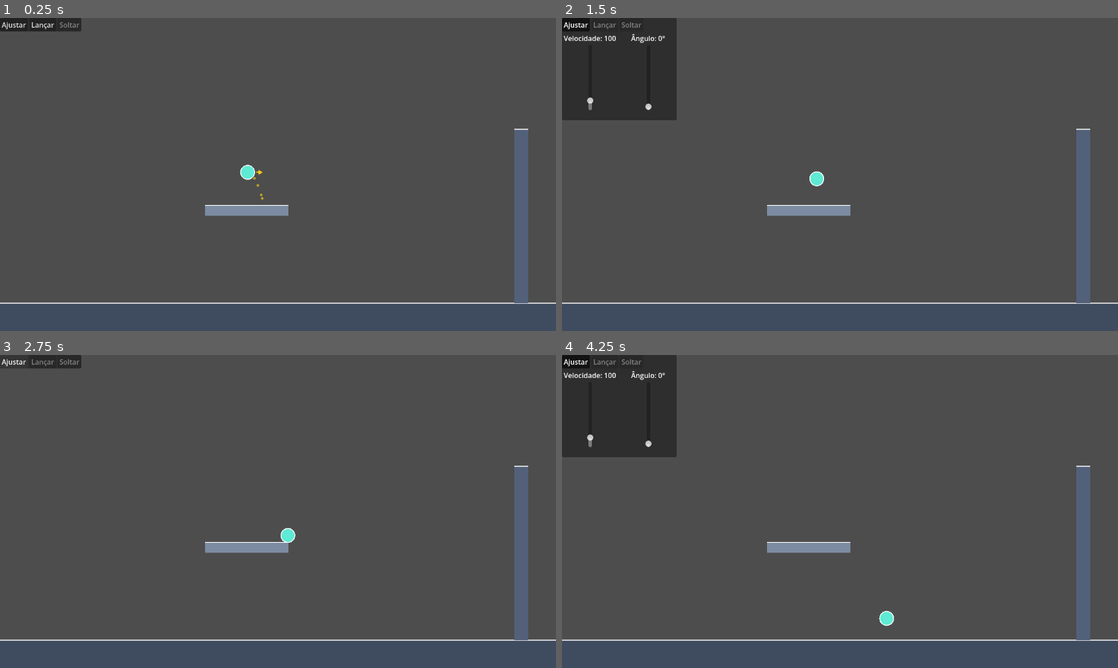
Above: before the commit, frames 1-4 (two rows, left to right).
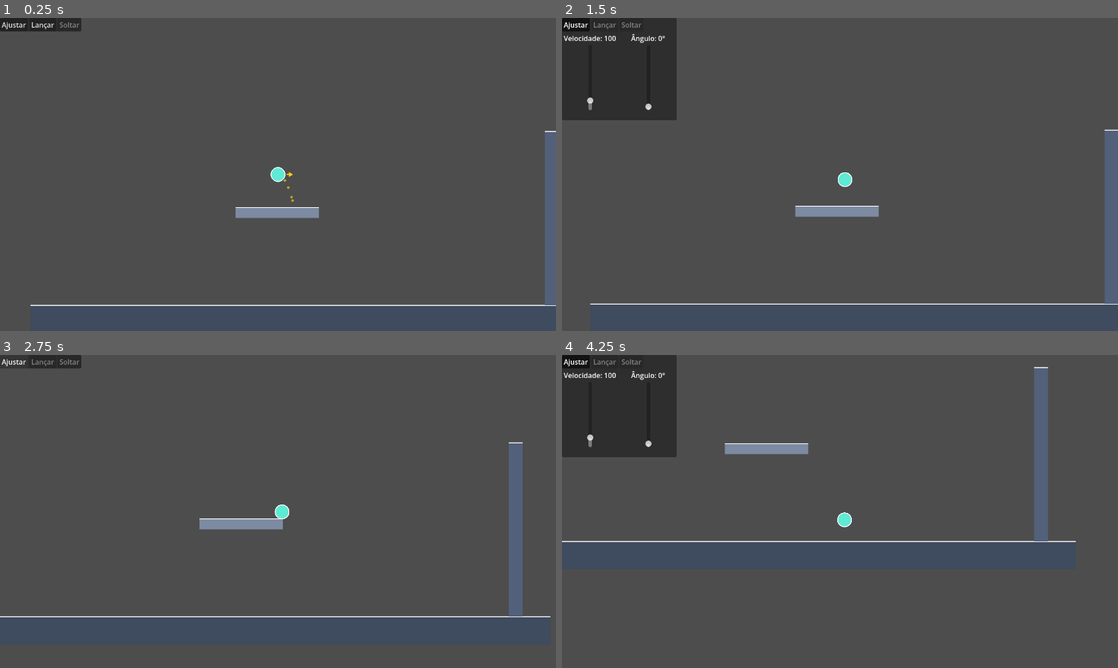
Above: after the commit, the same moments.

Repository: Px1906/Kinema
Game: Godot game, scene res://scenes/levels/surfaces_test.tscn
Two runs of this game, one before a commit and one after it. Both use one fixed random seed, a clock stepped at 60 frames per second and the inputs below.
Inputs (mouse positions are in pixels of both pictures, inside the frame that each line leads up to):
- Up to frame 1 (0.25 s): no input
- Up to frame 2 (1.5 s): click "Ajustar" at 0.5 s; click "Lançar" at 1.25 s
- Up to frame 3 (2.75 s): click "Ajustar" at 2 s
- Up to frame 4 (4.25 s): click "Ajustar" at 2.75 s; drag from (812, 508) to (1017, 508) at 3.52 s

The runs differ from the first frame. In frame 1, 4.2% of the frame differs, in the area x 0-100%, y 35-92%; in frame 2, 4.0%; in frame 3, 3.5%; in frame 4, 4.9%, in the area x 0-100%, y 3-92%.

Commit message:
feat(camera): adicionar câmera que segue o player com a UI fixa na tela
- FollowCamera: Camera2D com suavização nativa que segue um alvo e pula junto
  quando ele é teleportado (reset da tentativa).
- Controles de lançamento movidos para uma CanvasLayer "UI" em cada fase.
- LevelController encontra os controles pelo tipo e ganha level_bounds para
  definir a área da fase independente da tela.

Co-Authored-By: Claude Opus 5.5 <noreply@anthropic.com>

Diff:
--- a/scenes/levels/player_launch_test.tscn
+++ b/scenes/levels/player_launch_test.tscn
@@ -10,12 +10,18 @@
 [ext_resource type="Script" path="res://scripts/ui/trajectory_preview.gd" id="8_trajectory_preview"]
 [ext_resource type="PackedScene" path="res://scenes/zones/goal_zone.tscn" id="8_goal_zone"]
 [ext_resource type="PackedScene" path="res://scenes/ui/attempt_result_panel.tscn" id="9_result_panel"]
+[ext_resource type="Script" path="res://scripts/gameplay/follow_camera.gd" id="20_follow_camera"]
 
 [node name="PlayerGravityTest" type="Node2D" unique_id=1286642432]
 script = ExtResource("1_level_controller")
 
 [node name="Player" parent="." unique_id=1362402254 instance=ExtResource("2_w6s8g")]
 position = Vector2(509, 378)
+
+[node name="Camera" type="Camera2D" parent="." node_paths=PackedStringArray("target")]
+position_smoothing_enabled = true
+script = ExtResource("20_follow_camera")
+target = NodePath("../Player")
 
 [node name="TrajectoryPreview" type="Node2D" parent="." node_paths=PackedStringArray("player")]
 script = ExtResource("8_trajectory_preview")
@@ -40,9 +46,11 @@
 launch_controller = NodePath("../LaunchInputController")
 metadata/_custom_type_script = "uid://dbtiyy8up8knr"
 
-[node name="LaunchControlSliders" parent="." unique_id=525689675 node_paths=PackedStringArray("player", "launch_controller") instance=ExtResource("5_vtfop")]
-player = NodePath("../Player")
-launch_controller = NodePath("../LaunchInputController")
+[node name="UI" type="CanvasLayer" parent="."]
+
+[node name="LaunchControlSliders" parent="UI" unique_id=525689675 node_paths=PackedStringArray("player", "launch_controller") instance=ExtResource("5_vtfop")]
+player = NodePath("../../Player")
+launch_controller = NodePath("../../LaunchInputController")
 
 [node name="Rope" parent="." unique_id=1561143492 instance=ExtResource("6_w6s8g")]
 position = Vector2(775, 219)
--- a/scenes/levels/surfaces_test.tscn
+++ b/scenes/levels/surfaces_test.tscn
@@ -11,12 +11,18 @@
 [ext_resource type="Script" path="res://scripts/ui/trajectory_preview.gd" id="8_trajectory_preview"]
 [ext_resource type="PackedScene" path="res://scenes/zones/goal_zone.tscn" id="8_goal_zone"]
 [ext_resource type="PackedScene" path="res://scenes/ui/attempt_result_panel.tscn" id="9_result_panel"]
+[ext_resource type="Script" path="res://scripts/gameplay/follow_camera.gd" id="20_follow_camera"]
 
 [node name="SurfacesTest" type="Node2D" unique_id=1894958845]
 script = ExtResource("1_level_controller")
 
 [node name="Player" parent="." unique_id=2079266309 instance=ExtResource("2_player")]
 position = Vector2(570, 355)
+
+[node name="Camera" type="Camera2D" parent="." node_paths=PackedStringArray("target")]
+position_smoothing_enabled = true
+script = ExtResource("20_follow_camera")
+target = NodePath("../Player")
 
 [node name="TrajectoryPreview" type="Node2D" parent="." node_paths=PackedStringArray("player")]
 script = ExtResource("8_trajectory_preview")
@@ -40,9 +46,11 @@
 [node name="WallSurface" parent="." unique_id=1670152353 instance=ExtResource("5_wall")]
 position = Vector2(1200, 456)
 
-[node name="LaunchControls" parent="." unique_id=2060249671 node_paths=PackedStringArray("player", "launch_controller") instance=ExtResource("6_pl03t")]
-player = NodePath("../Player")
-launch_controller = NodePath("../LaunchInputController")
+[node name="UI" type="CanvasLayer" parent="."]
+
+[node name="LaunchControls" parent="UI" unique_id=2060249671 node_paths=PackedStringArray("player", "launch_controller") instance=ExtResource("6_pl03t")]
+player = NodePath("../../Player")
+launch_controller = NodePath("../../LaunchInputController")
 
 [node name="MouseControl" type="Control" parent="." unique_id=1992962905 node_paths=PackedStringArray("player", "launch_controller")]
 layout_mode = 3
--- a/scenes/levels/teste_cenario.tscn
+++ b/scenes/levels/teste_cenario.tscn
@@ -12,6 +12,7 @@
 [ext_resource type="Script" path="res://scripts/ui/trajectory_preview.gd" id="9_trajectory_preview"]
 [ext_resource type="PackedScene" path="res://scenes/zones/goal_zone.tscn" id="9_goal_zone"]
 [ext_resource type="PackedScene" path="res://scenes/ui/attempt_result_panel.tscn" id="10_result_panel"]
+[ext_resource type="Script" path="res://scripts/gameplay/follow_camera.gd" id="20_follow_camera"]
 
 [node name="PlayerGravityTest" type="Node2D" unique_id=1286642432]
 script = ExtResource("1_level_controller")
@@ -19,6 +20,11 @@
 [node name="Player" parent="." unique_id=1362402254 instance=ExtResource("2_xhx2m")]
 position = Vector2(137, 471)
 fator_velocidade_lancamento = 1.5
+
+[node name="Camera" type="Camera2D" parent="." node_paths=PackedStringArray("target")]
+position_smoothing_enabled = true
+script = ExtResource("20_follow_camera")
+target = NodePath("../Player")
 
 [node name="TrajectoryPreview" type="Node2D" parent="." node_paths=PackedStringArray("player")]
 script = ExtResource("9_trajectory_preview")
@@ -41,11 +47,13 @@
 metadata/_custom_type_script = "uid://dbtiyy8up8knr"
 metadata/_edit_use_anchors_ = true
 
-[node name="LaunchControlSliders" parent="." unique_id=525689675 node_paths=PackedStringArray("player", "launch_controller") instance=ExtResource("5_77htc")]
+[node name="UI" type="CanvasLayer" parent="."]
+
+[node name="LaunchControlSliders" parent="UI" unique_id=525689675 node_paths=PackedStringArray("player", "launch_controller") instance=ExtResource("5_77htc")]
 offset_left = 7.0
 offset_top = 7.0
-player = NodePath("../Player")
-launch_controller = NodePath("../LaunchInputController")
+player = NodePath("../../Player")
+launch_controller = NodePath("../../LaunchInputController")
 
 [node name="Rope" parent="." unique_id=1561143492 instance=ExtResource("6_rtdc3")]
 position = Vector2(541, 354)
--- /dev/null
+++ b/scripts/gameplay/follow_camera.gd
@@ -0,0 +1,37 @@
+class_name FollowCamera
+extends Camera2D
+## Câmera que segue o alvo (normalmente o Player) usando a suavização nativa do Camera2D.
+## Quando o alvo é teleportado (ex.: reset da tentativa), a câmera pula junto em vez de deslizar.
+## Use os limites do Camera2D (Limit no Inspector) para não mostrar fora da fase.
+
+@export var target: Node2D
+## Distância em px que o alvo precisa pular em um único frame para ser tratado como teleporte.
+@export var teleport_distance: float = 256.0
+
+var _last_target_position := Vector2.ZERO
+
+
+func _ready() -> void:
+	if target == null:
+		push_warning("FollowCamera: assign the 'Target' property in the Inspector.")
+		set_process(false)
+		return
+
+	_snap_to_target()
+
+
+func _process(_delta: float) -> void:
+	if not is_instance_valid(target):
+		return
+
+	var target_position := target.global_position
+	global_position = target_position
+	if _last_target_position.distance_to(target_position) > teleport_distance:
+		reset_smoothing()
+	_last_target_position = target_position
+
+
+func _snap_to_target() -> void:
+	global_position = target.global_position
+	_last_target_position = global_position
+	reset_smoothing()
--- a/scripts/levels/level_controller.gd
+++ b/scripts/levels/level_controller.gd
@@ -7,11 +7,14 @@
 
 @export_category("Attempt")
 @export var bounds_margin: float = 64.0
+## Área da fase em coordenadas do mundo. Vazia usa a área da tela na posição inicial.
+## Com a câmera seguindo a bola, defina este retângulo em fases maiores que a tela.
+@export var level_bounds := Rect2()
 
 @onready var player: Player = $Player
 @onready var goal_zone: GoalZone = get_node_or_null("GoalZone")
 @onready var rope: Rope = get_node_or_null("Rope")
-@onready var controls: LaunchControls = get_node_or_null("LaunchControlSliders")
+@onready var controls: LaunchControls = _find_launch_controls()
 @onready var result_panel: AttemptResultPanel = get_node_or_null("AttemptResultPanel")
 
 var _attempt_active := false
@@ -34,7 +37,7 @@
 	if not _attempt_active or _attempt_finished:
 		return
 
-	var bounds := get_viewport_rect().grow(bounds_margin)
+	var bounds := _get_level_bounds().grow(bounds_margin)
 	if not bounds.has_point(player.global_position):
 		_fail_attempt(FailureReason.OUT_OF_BOUNDS)
 
@@ -83,3 +86,15 @@
 	attempt_failed.emit(reason)
 	if result_panel != null:
 		result_panel.show_result("Tentativa perdida", "A bola não alcançou o objetivo.")
+
+
+func _get_level_bounds() -> Rect2:
+	return level_bounds if level_bounds.has_area() else get_viewport_rect()
+
+
+func _find_launch_controls() -> LaunchControls:
+	for node in find_children("*", "PanelContainer"):
+		if node is LaunchControls:
+			return node
+
+	return null
Not shown, added: scripts/gameplay/follow_camera.gd.uid
